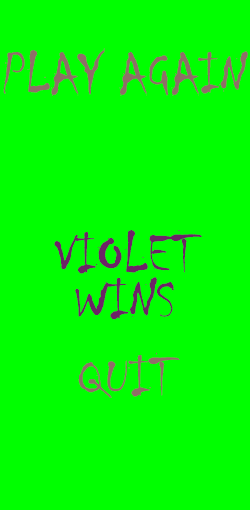
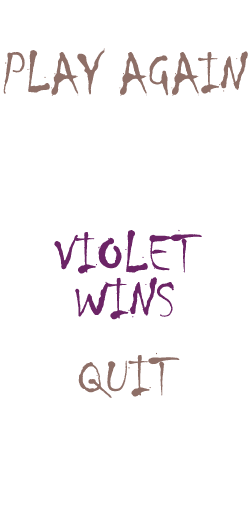
Layer changes from the first (250, 510) image to the second:
removed layer "Arrière-plan" over [0, 0, 250, 510]
